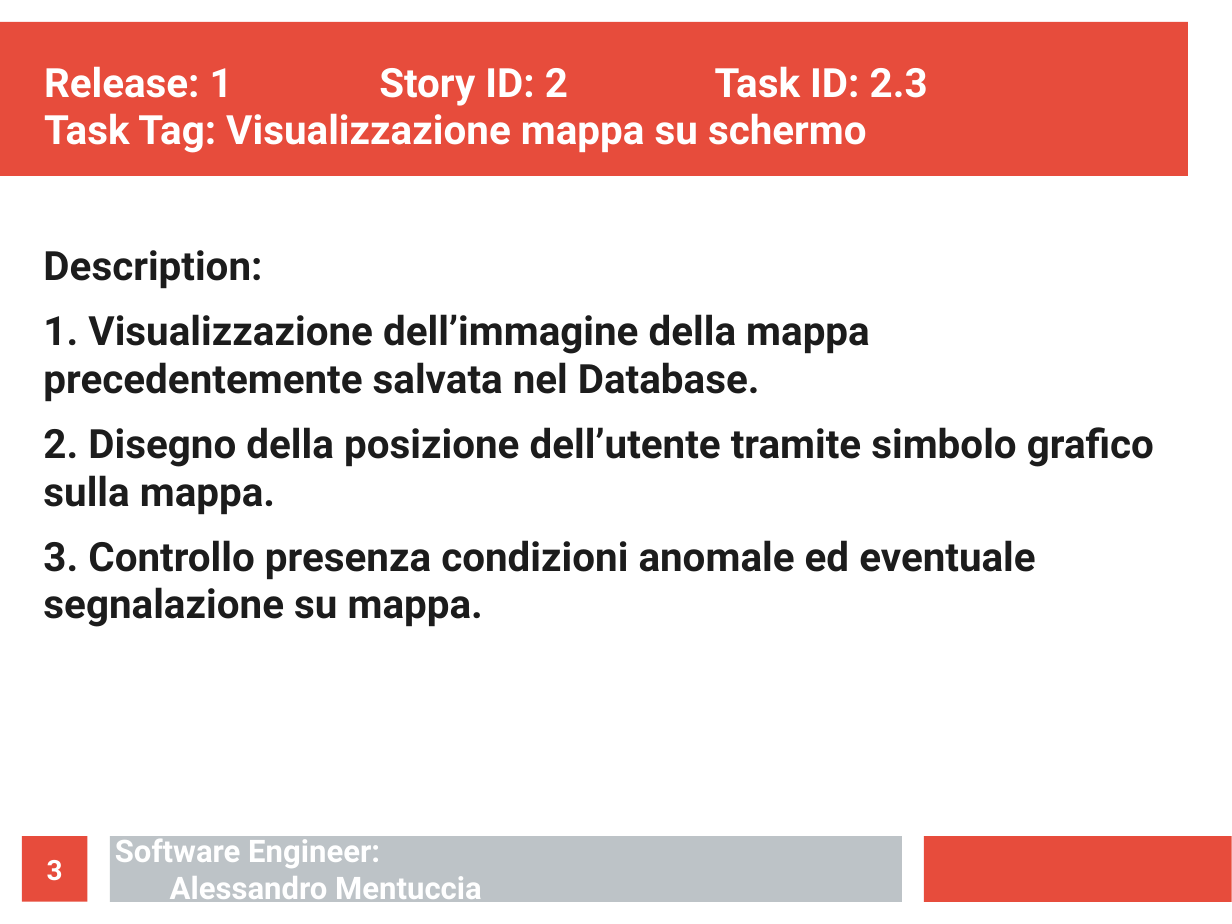
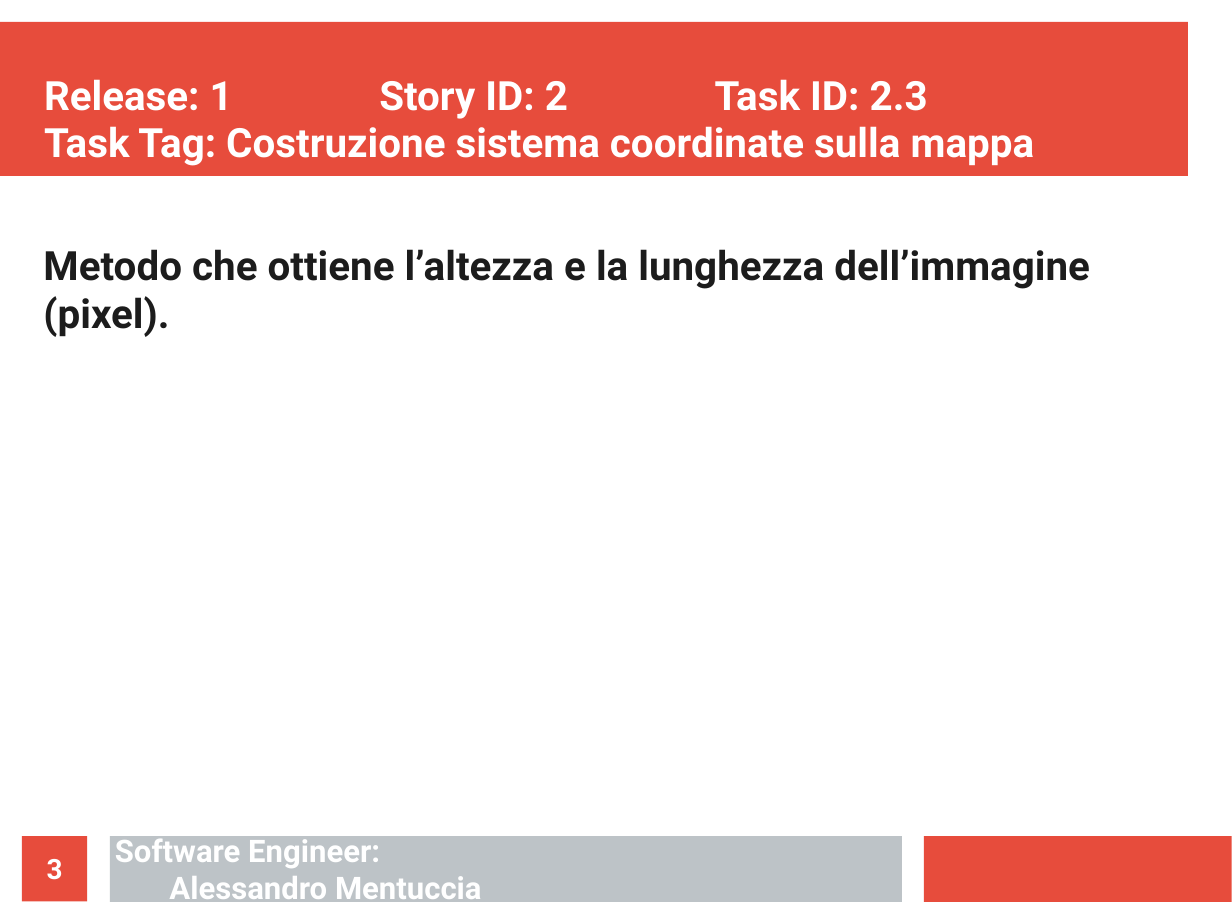
Before and after one commit to ecorradini/ProgettoIDS, a slide deck: slide 3 of AnalisiRequisiti/TaskGestioneMappe.ppt. Drawn at 1232x924 pixels with LibreOffice and Linux fonts; fonts in the diff are those of the drawing. Boxes give left, top, right and bottom in pixels: in the first picture for what was removed or moved away, otherwise in the second. Text is boxed around its words. In the diff, an @@ line names an element or a change of style, - is before the commit and + after.

Commit message:
TASK

```diff
--- a/AnalisiRequisiti/TaskGestioneMappe.ppt
+++ b/AnalisiRequisiti/TaskGestioneMappe.ppt
@@ title at (44,79,1035,166): text changed @@
-Release: 1 Story ID: 2 Task ID: 2.3
-Task Tag: Visualizzazione mappa su schermo
+Release: 1 Story ID: 2 Task ID: 2.3
+Task Tag: Costruzione sistema coordinate sulla mappa
@@ text at (43,249,1090,337): text changed @@
-Description:
-1. Visualizzazione dell’immagine della mappa precedentemente salvata nel Database.
-2. Disegno della posizione dell’utente tramite simbolo grafico sulla mappa.
-3. Controllo presenza condizioni anomale ed eventuale segnalazione su mappa.
+Metodo che ottiene l’altezza e la lunghezza dell’immagine (pixel).
```
Also in this commit, not shown: 2 other slides changed, 6 slides added, 1 slide removed, 2 other files.
